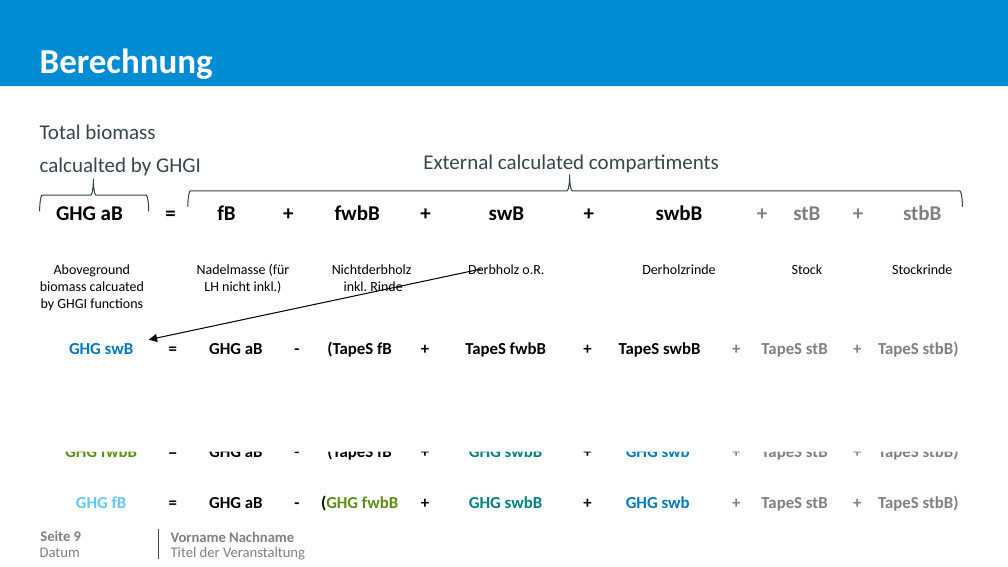
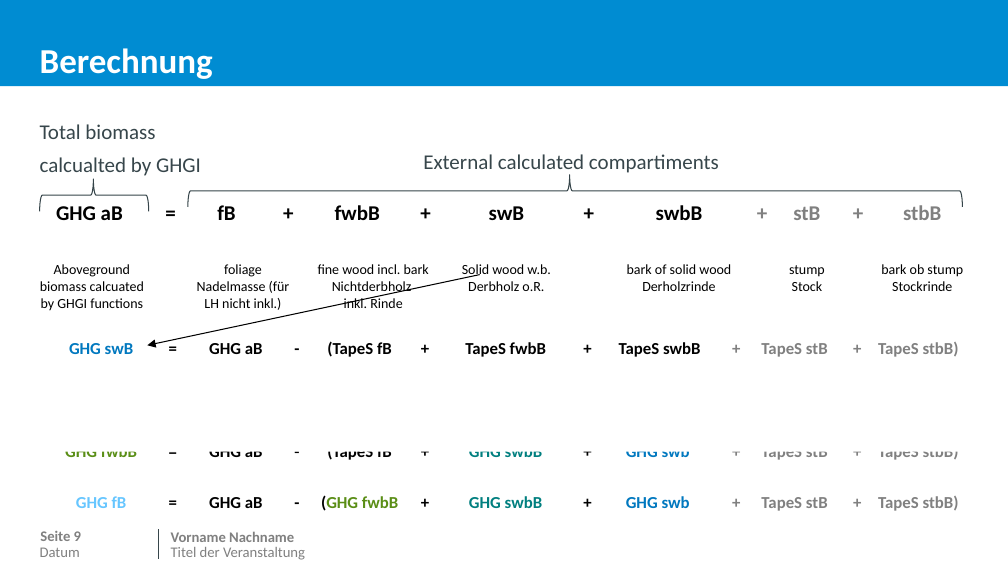
Before and after one commit to JetteGercken/TI_BZE_BE_analysis, a slide deck: slide 10 of info/biomasse_vergleich_MoMoK_BE.pptx. Drawn at 1008x567 pixels with LibreOffice and Linux fonts; fonts in the diff are those of the drawing; background and template pictures are left out. Boxes give left, top, right and bottom in pixels: in the first picture for what was removed or moved away, otherwise in the second. Text is boxed around its words. In the diff, an @@ line names an element or a change of style, - is before the commit and + after.

```diff
--- a/info/biomasse_vergleich_MoMoK_BE.pptx
+++ b/info/biomasse_vergleich_MoMoK_BE.pptx
@@ table at [28, 196, 978, 315] @@
-row 2: Aboveground biomass calcuated by GHGI functions |  | Nadelmasse (für LH nicht inkl.) |  | Nichtderbholz / inkl. Rinde |  | Derbholz o.R. |  | Derholzrinde |  | Stock |  | Stockrinde
+row 2: Aboveground biomass calcuated by GHGI functions |  | foliage / Nadelmasse (für LH nicht inkl.) |  | fine wood incl. bark / Nichtderbholz / inkl. Rinde |  | Solid wood w.b. / Derbholz o.R. |  | bark of solid wood / Derholzrinde |  | stump / Stock |  | bark ob stump / Stockrinde
@@ arrow moved from (481, 269) - (149, 340) to (480, 274) - (147, 346) @@
```
Also in this commit, not shown: 3 other slides changed, 1 slide added, 3 other files.
